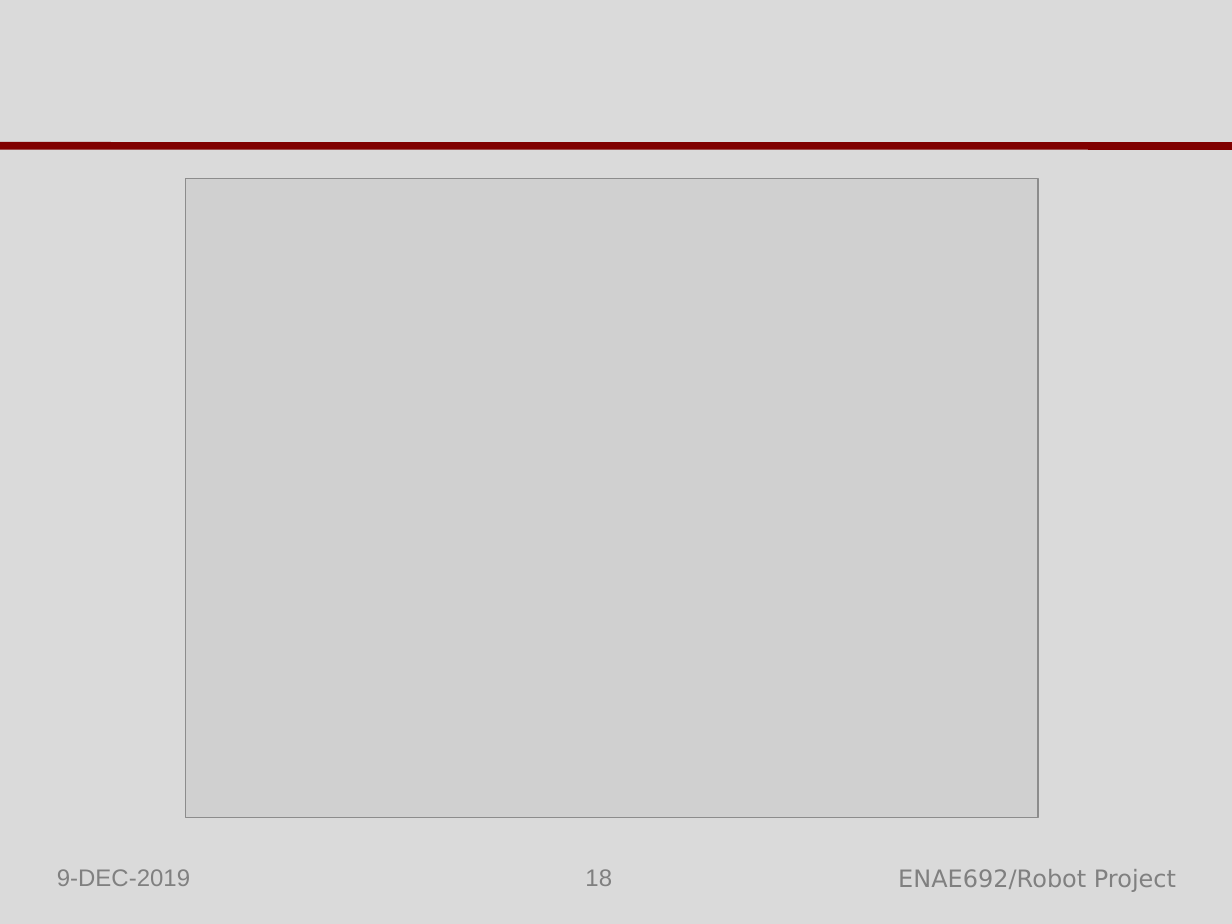
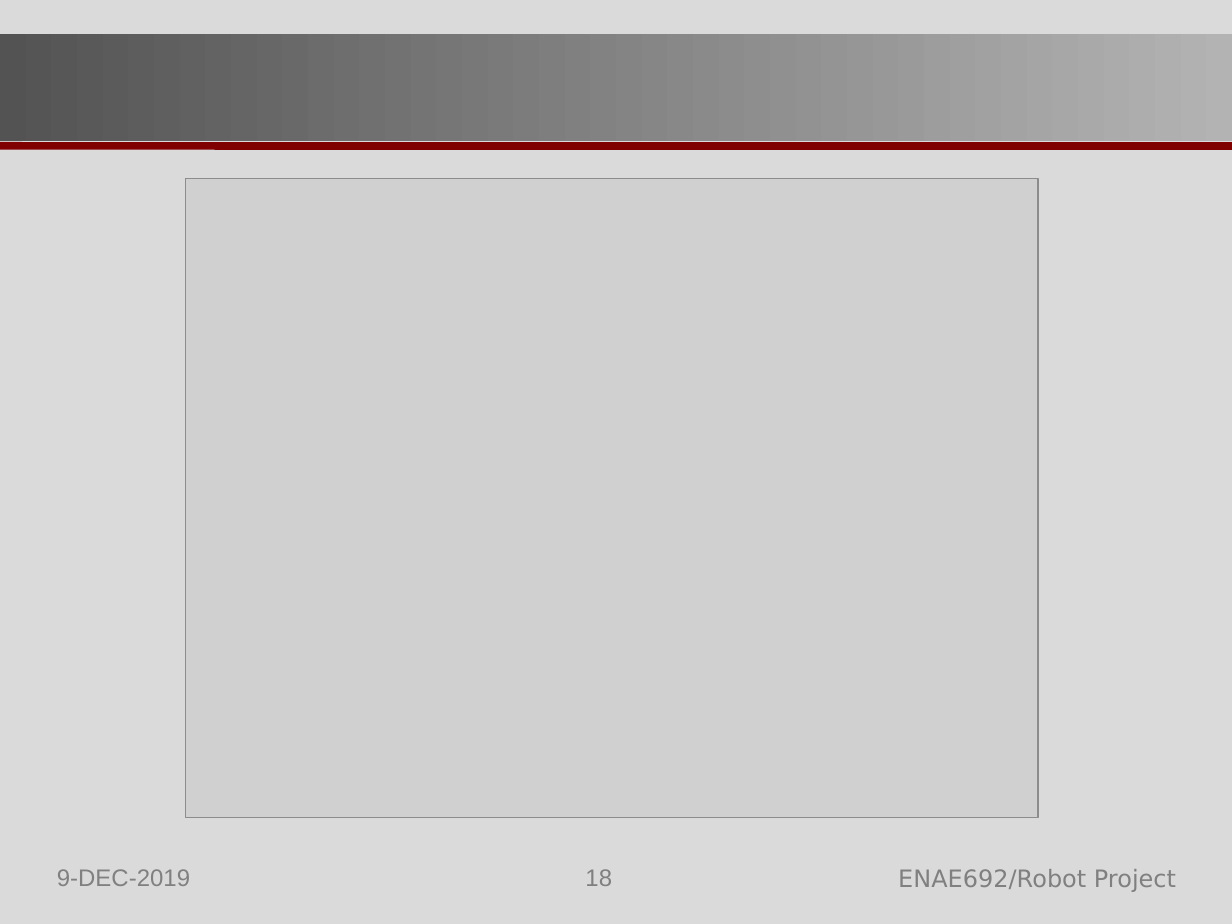
Before and after one commit to mattkennedy416/ENAE692_ProjectRobot, a slide deck: slide 18 of ENAE692 Project Presentation_Kennedy_Furumo_R2.ppt. Drawn at 1232x924 pixels with LibreOffice and Linux fonts; fonts in the diff are those of the drawing; grey boxes stand for pictures. Boxes give left, top, right and bottom in pixels: in the first picture for what was removed or moved away, otherwise in the second. Text is boxed around its words. In the diff, an @@ line names an element or a change of style, - is before the commit and + after.

```diff
--- a/ENAE692 Project Presentation_Kennedy_Furumo_R2.ppt
+++ b/ENAE692 Project Presentation_Kennedy_Furumo_R2.ppt
@@ rectangle added at (0,33,1232,140), fill gradient #535353 to #B3B3B3 @@
```
Also in this commit, not shown: 10 other slides changed, 4 other files.
